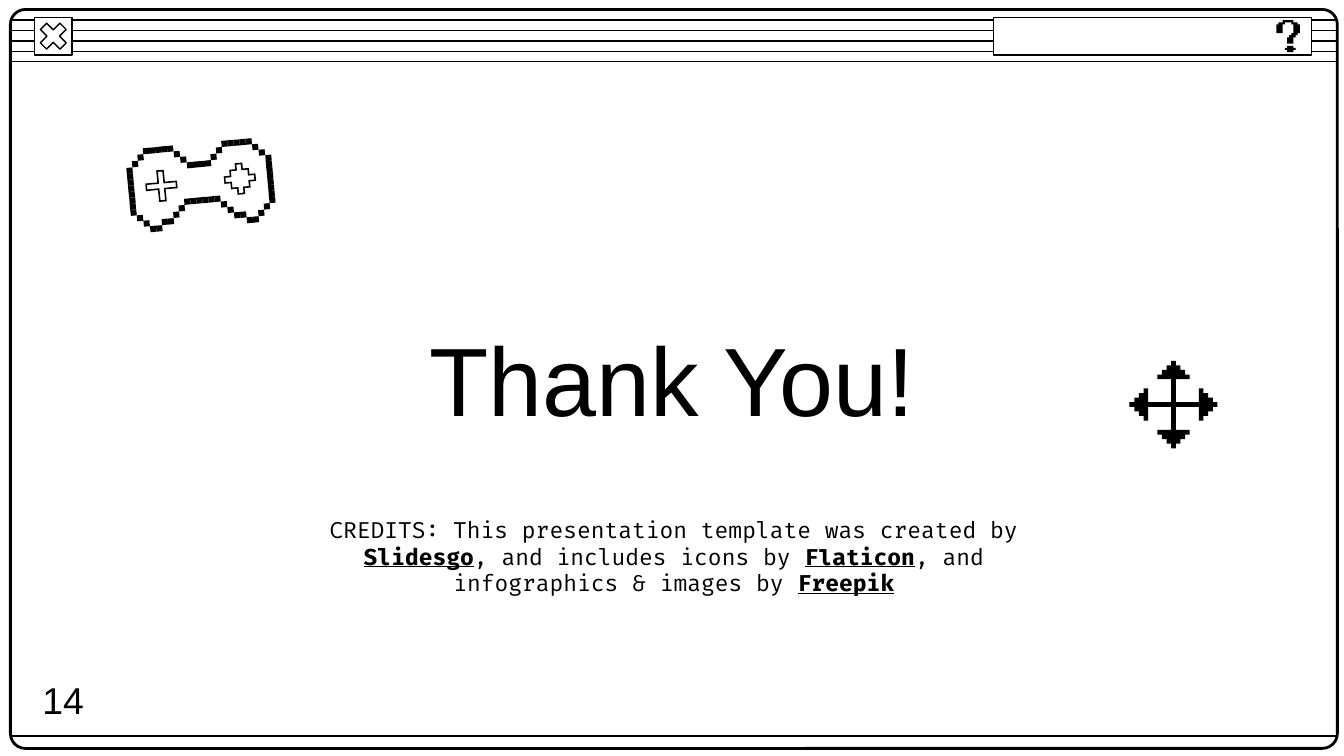
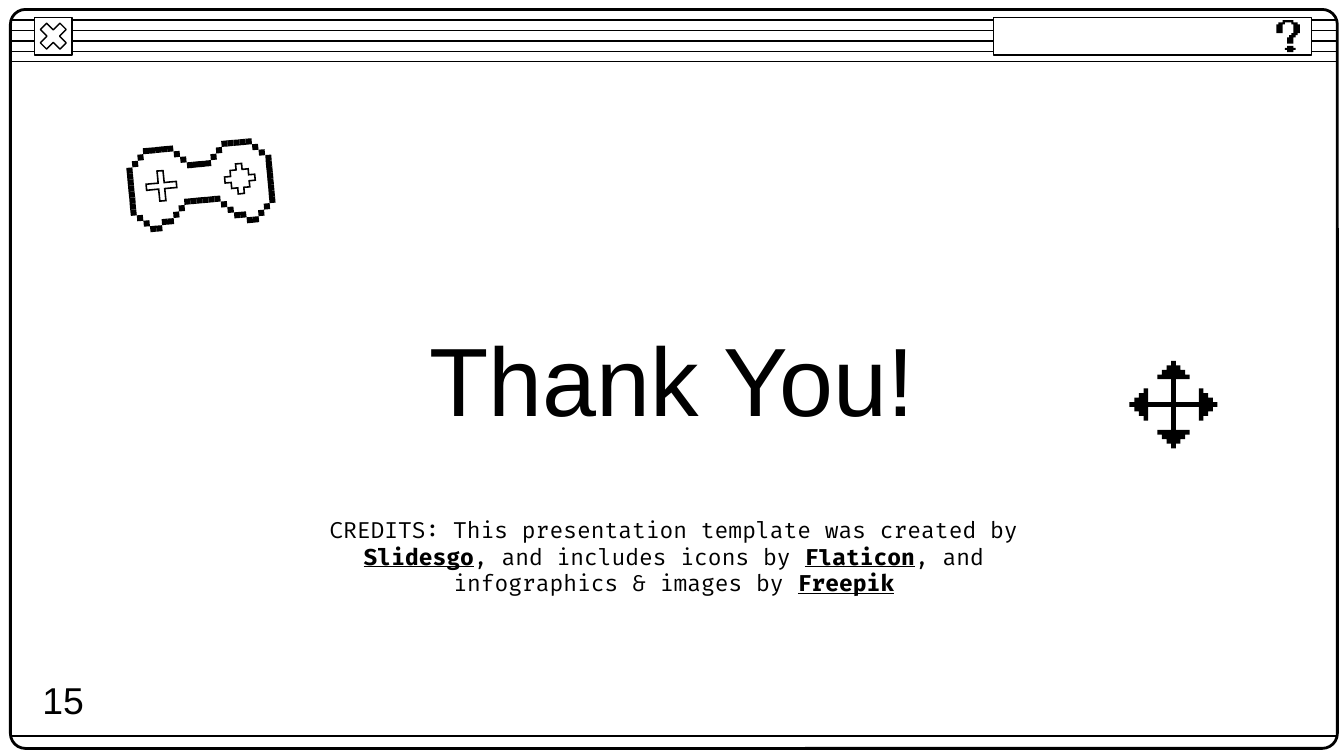
Before and after one commit to JakenW/Computer-Science-Education-Game, a slide deck: slide 15 of Documentation/Final Presentation.pptx (slide 14 before the commit). Drawn at 1344x756 pixels with LibreOffice and Linux fonts; fonts in the diff are those of the drawing. Boxes give left, top, right and bottom in pixels: in the first picture for what was removed or moved away, otherwise in the second. Text is boxed around its words. In the diff, an @@ line names an element or a change of style, - is before the commit and + after.

```diff
--- a/Documentation/Final Presentation.pptx
+++ b/Documentation/Final Presentation.pptx
@@ title at [42,688,84,715]: text changed @@
-14
+15
```
Also in this commit, not shown: 5 other slides changed, 1 slide added, 1 other file.
